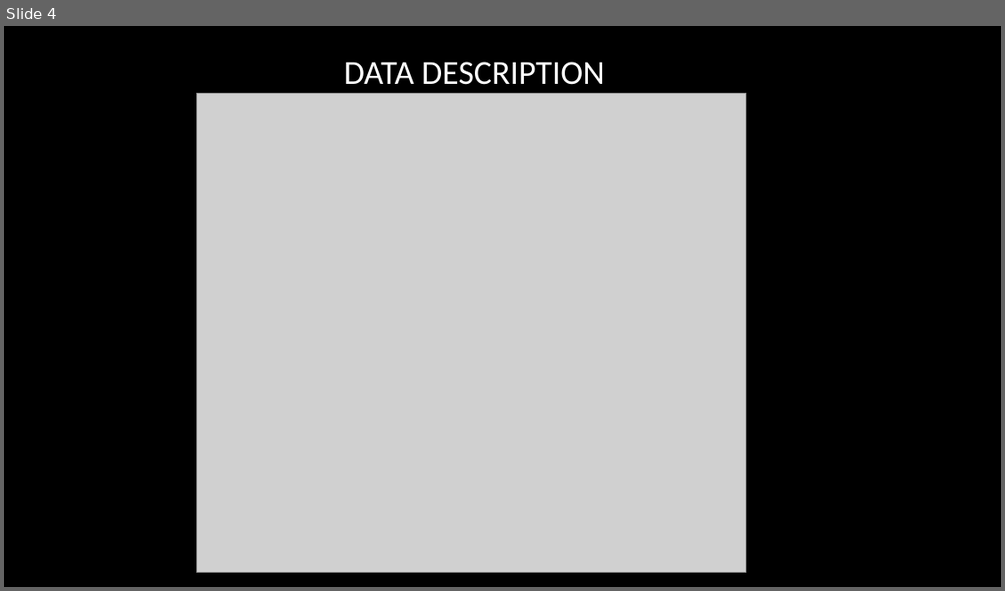
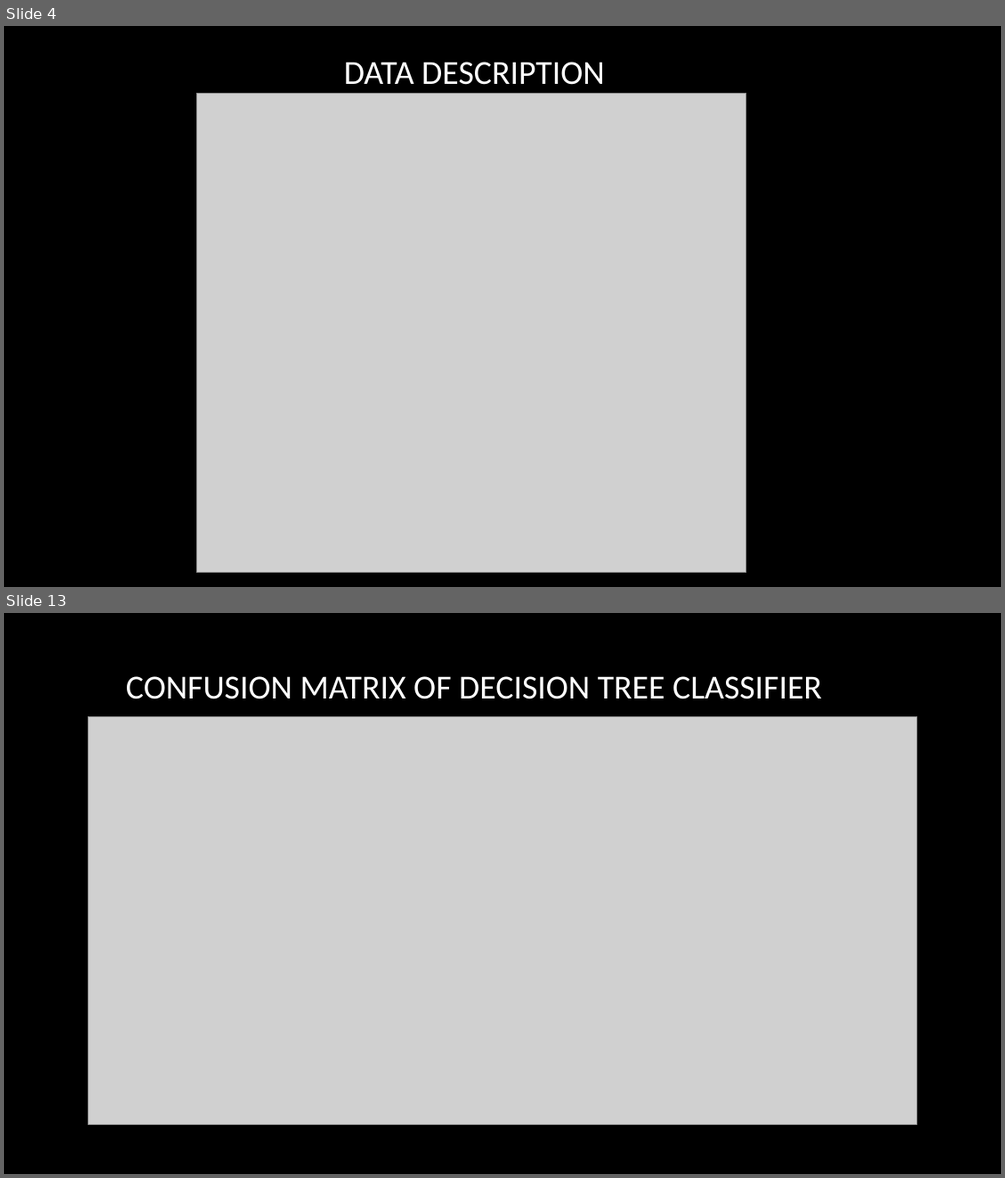
Before and after one commit to rajgupta-github/MachineLearning-with-Python, a slide deck: projects/PrudentialInsurancePrediction/MLFoundation Project - Insurance risk prediction.pptx. Shown one above the other, each under a label of ours: slide 4 before the commit, slides 4 and 13 after it; the slides between them are not shown. The pictures are 1005x591 and 1005x1178 pixels, drawn with LibreOffice and Linux fonts; fonts in the diff are those of the drawing; grey boxes stand for pictures; background and template pictures are left out. Boxes give left, top, right and bottom in pixels: in the first picture for what was removed or moved away, otherwise in the second. Text is boxed around its words. In the diff, an @@ line names an element or a change of style, - is before the commit and + after.

```diff
--- a/projects/PrudentialInsurancePrediction/MLFoundation Project - Insurance risk prediction.pptx
+++ b/projects/PrudentialInsurancePrediction/MLFoundation Project - Insurance risk prediction.pptx
@@ slide 13 added at [4, 613, 1001, 1174], background picture (left out) @@
@@ title added at [126, 676, 822, 699], 32.4 pt, text #FFFFFF @@
+CONFUSION MATRIX OF DECISION TREE CLASSIFIER
@@ picture added at [89, 717, 917, 1125] @@
```
Also in this commit, not shown: 5 slides changed, 6 other slides added, 5 other files.
